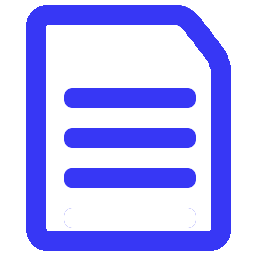
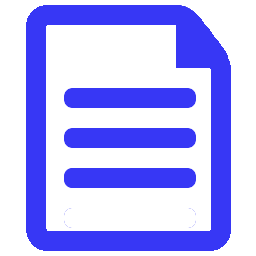
Before/after of a 256×256 layered artwork. What changed in the layer stack:
added layer "topright" above "lines" over 176, 25, 210, 68
